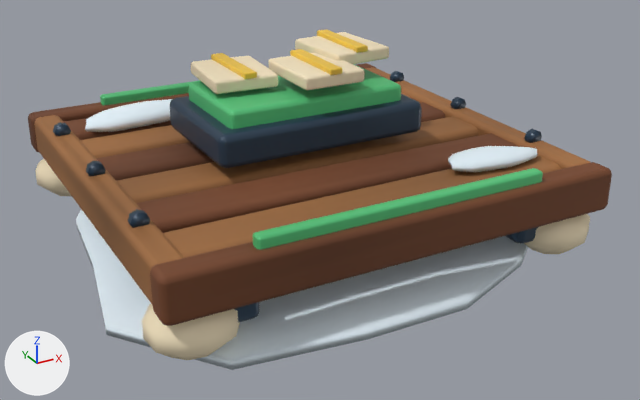
The glTF model HavenlineGodot/assets/stations_v2/pad_payment.glb, before and after one commit.
The view is the same before and after, from a 50 mm lens placed at (-1.63, -3.19, 1.65), pointed at (0.08, -0.07, 0.09). The axes (+X, +Y, +Z) are drawn at lower left. The lights are the same throughout. The picture after the commit comes second. Vertices at exactly the same position are counted once.

The first picture shows 'pad_payment'.
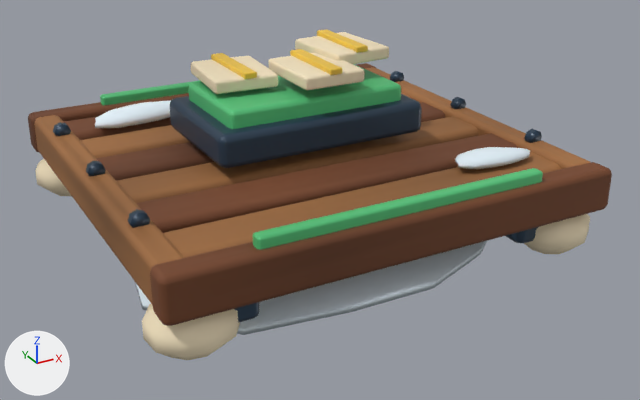
The edits, one by one:
me_pad_payment is used by ob_pad_payment; location (0.0, 0.0, 0.0).
me_pad_payment had 2499 vertices, 4686 faces and spanned x -1.0..1.14, y -0.96..1.08, z -0.11..0.75.
me_pad_payment now has 2499 vertices, 4686 faces and spans x -0.95..0.95, y -0.92..0.92, z -0.06..0.75.
me_pad_payment part 1: the loose piece of 86 vertices spanning x -0.76..-0.15, y 0.47..0.7, z 0.34..0.43 is scaled about its middle by (0.84, 0.825, 0.866).
me_pad_payment part 2: the loose piece of 86 vertices spanning x 0.36..0.78, y -0.7..-0.51, z 0.34..0.41 is scaled about its middle by (0.84, 0.825, 0.867).
me_pad_payment part 3: 98 of 2499 vertices moved; they spanned x -1.0..1.14, y -0.96..1.08, z -0.11..0.07 and now span x -0.84..0.95, y -0.79..0.89, z -0.06..0.07; mean shift (0.0, 0.0, 0.02); largest move (-0.7, -0.9, -0.04) -> (-0.59, -0.74, -0.03).
me_pad_payment part 4: 69 kept faces spanning x -0.84..0.95, y -0.79..0.89, z -0.06..0.08 get new vertex colours; the middle colour goes from white #eef2f4 to white #edf2f4.

Where the change shows, as pixel boxes (x1, y1, x2, y2) in the pictures (640 x 400 px; the box of a moved part takes in the faces that stretch with it):
'pad_payment', reshaped: before (28, 29, 612, 370); after (28, 29, 612, 360)
part 1 of me_pad_payment, moved or reshaped: before (85, 99, 172, 132); after (95, 100, 171, 128)
part 2 of me_pad_payment, moved or reshaped: before (448, 146, 537, 173); after (455, 147, 530, 169)
part 3 of me_pad_payment, moved or reshaped (mostly hidden afterwards): before (76, 209, 522, 370); after (135, 243, 481, 335)
part 4 of me_pad_payment, recoloured: before (76, 217, 528, 369); after (136, 241, 487, 334)
